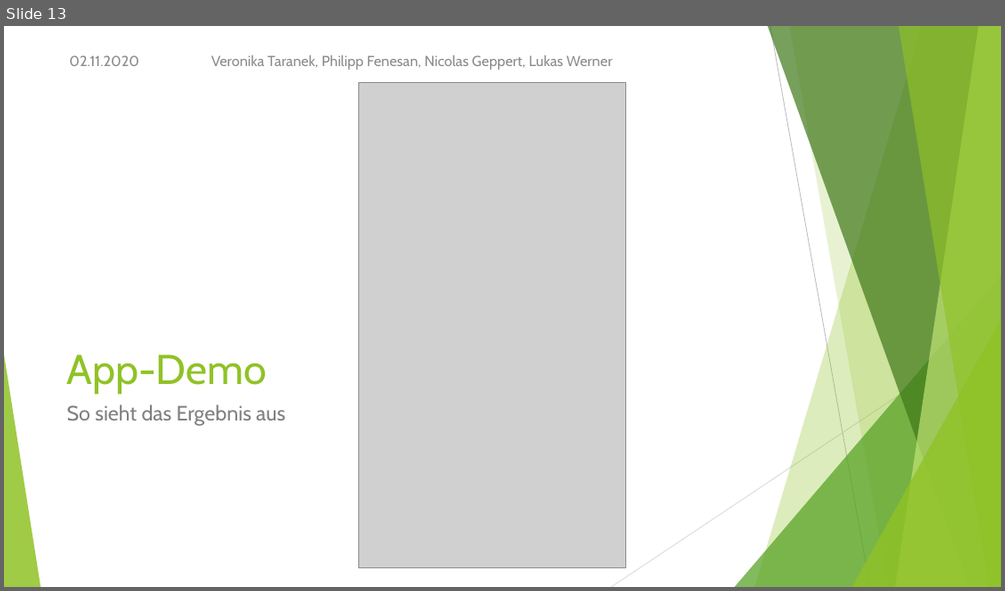
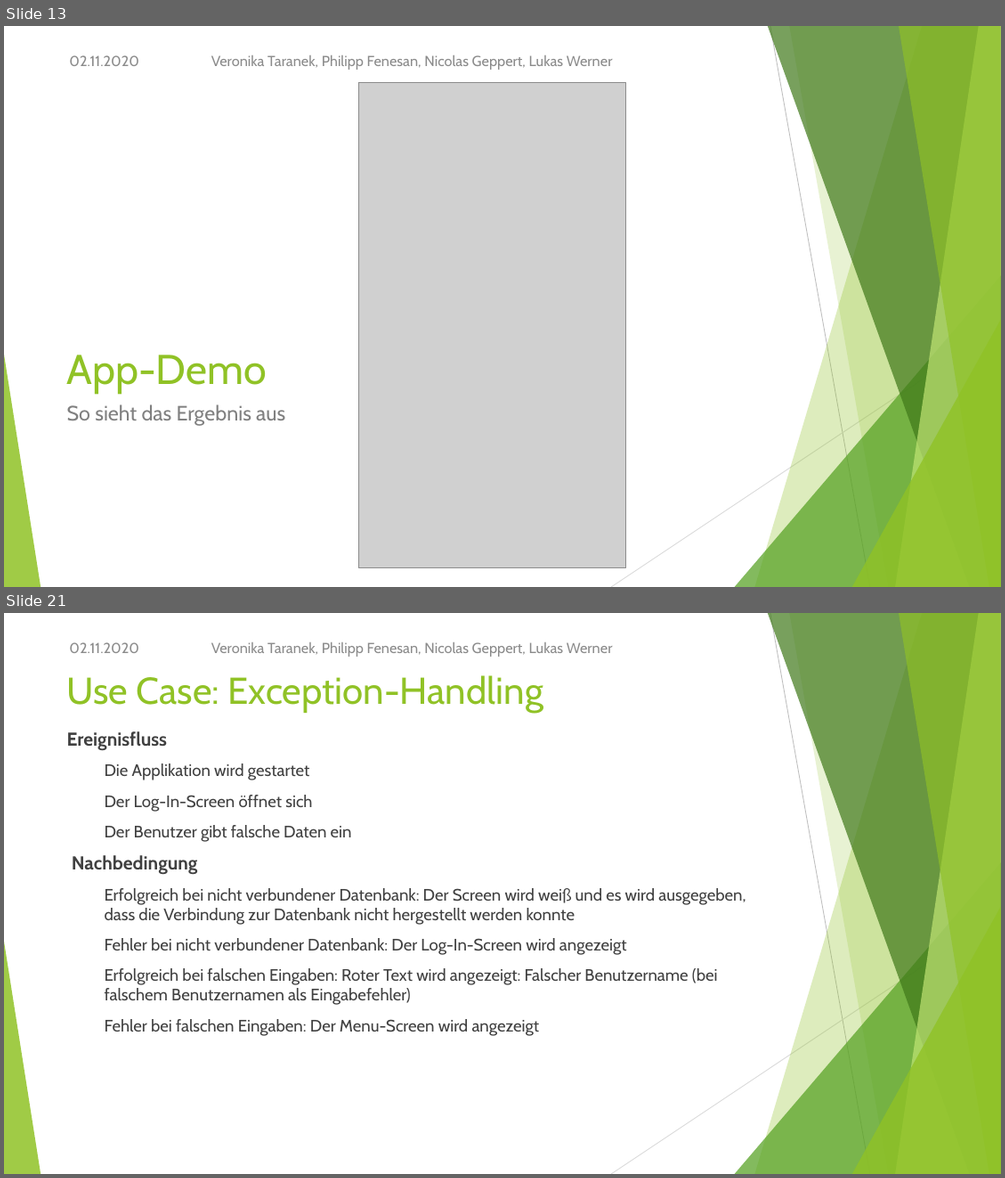
Before and after one commit to NicoGep/Programming_Project, a slide deck: presentation/wanderoo – Gruppe 3.pptx. Shown one above the other, each under a label of ours: slide 13 before the commit, slides 13 and 21 after it; the slides between them are not shown. The pictures are 1005x591 and 1005x1178 pixels, drawn with LibreOffice and Linux fonts; fonts in the diff are those of the drawing; grey boxes stand for pictures. Boxes give left, top, right and bottom in pixels: in the first picture for what was removed or moved away, otherwise in the second. Text is boxed around its words. In the diff, an @@ line names an element or a change of style, - is before the commit and + after.

```diff
--- a/presentation/wanderoo – Gruppe 3.pptx
+++ b/presentation/wanderoo – Gruppe 3.pptx
@@ slide 21 added at bbox=[4, 613, 1001, 1174], background #FFFFFF; not listed: 10 template elements that a slide beside it also shows @@
@@ text added at bbox=[69, 642, 139, 653], 14 pt, text #8C8C8C @@
+02.11.2020
@@ text added at bbox=[211, 642, 613, 657], 14 pt, text #8C8C8C @@
+Veronika Taranek, Philipp Fenesan, Nicolas Geppert, Lukas Werner
@@ title added at bbox=[67, 675, 543, 713], 36 pt, text #90C226 @@
+Use Case: Exception-Handling
@@ text added at bbox=[67, 731, 745, 1036], 16 pt, text #404040 @@
+Ereignisfluss
+  Die Applikation wird gestartet
+  Der Log-In-Screen öffnet sich
+  Der Benutzer gibt falsche Daten ein
+Nachbedingung
+  Erfolgreich bei nicht verbundener Datenbank: Der Screen wird weiß und es wird ausgegeben, dass die Verbindung zur Datenbank nicht hergestellt werden konnte
+  Fehler bei nicht verbundener Datenbank: Der Log-In-Screen wird angezeigt
+  Erfolgreich bei falschen Eingaben: Roter Text wird angezeigt: Falscher Benutzername (bei falschem Benutzernamen als Eingabefehler)
+  Fehler bei falschen Eingaben: Der Menu-Screen wird angezeigt
```
Also in this commit, not shown: 3 slides changed, 5 other slides added, 1 slide removed, 2 other files.
